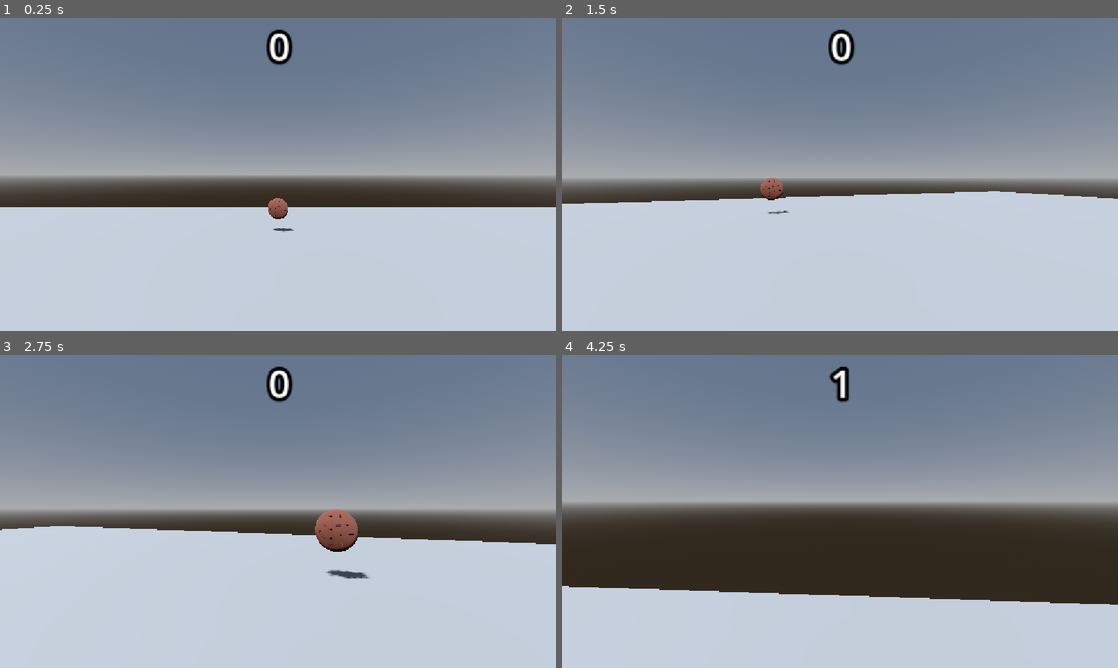
Above: before the commit, frames 1-4 (two rows, left to right).
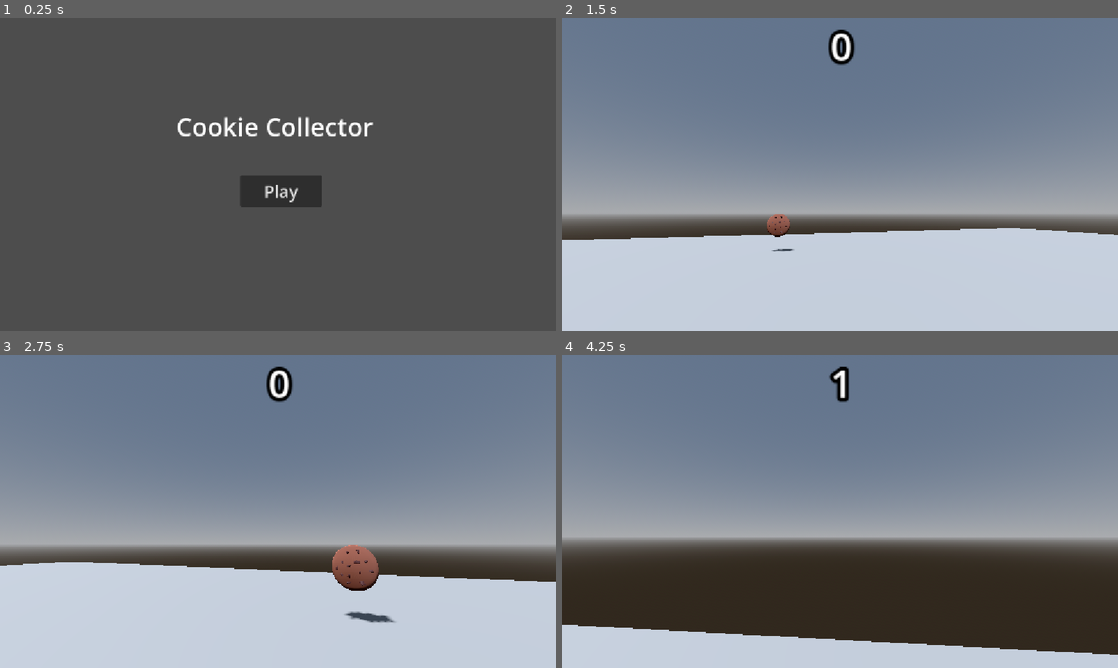
Above: after the commit, the same moments.

Repository: thenamelessdev/cookie-collector
Game: Godot game, scene res://menu.tscn
The game is run twice, just before and just after one commit, with the same random seed, the same clock (stepped at 60 frames per second) and the same inputs. Before the commit the project starts from res://main.tscn.
Inputs (mouse positions are in pixels of both pictures, inside the frame that each line leads up to):
- Up to frame 1 (0.25 s): no input
- Up to frame 2 (1.5 s): click (845, 190) at 0.5 s, where only the run after the commit has a clickable "Play"; move the mouse to (867, 174) at 1.27 s; hold W (move_fwd) from 1.28 s (still down)
- Up to frame 3 (2.75 s): keep holding W (move_fwd); move the mouse to (250, 511) at 2.02 s
- Up to frame 4 (4.25 s): keep holding W (move_fwd); move the mouse to (851, 505) at 2.77 s; move the mouse to (834, 517) at 3.52 s

The runs differ from the first frame. In frame 1, 97% of the frame differs, in the area x 0-100%, y 0-100%; in frame 2, 23%; in frame 3, 25%; in frame 4, 35%.

Commit message:
update: switch main sene to the menu

Diff:
--- a/project.godot
+++ b/project.godot
@@ -11,7 +11,7 @@
 [application]
 
 config/name="cookie-collector"
-run/main_scene="uid://c5ytaal7b51ro"
+run/main_scene="uid://de3u227jr0d0b"
 config/features=PackedStringArray("4.7", "Forward Plus")
 config/icon="res://icon.svg"
 
